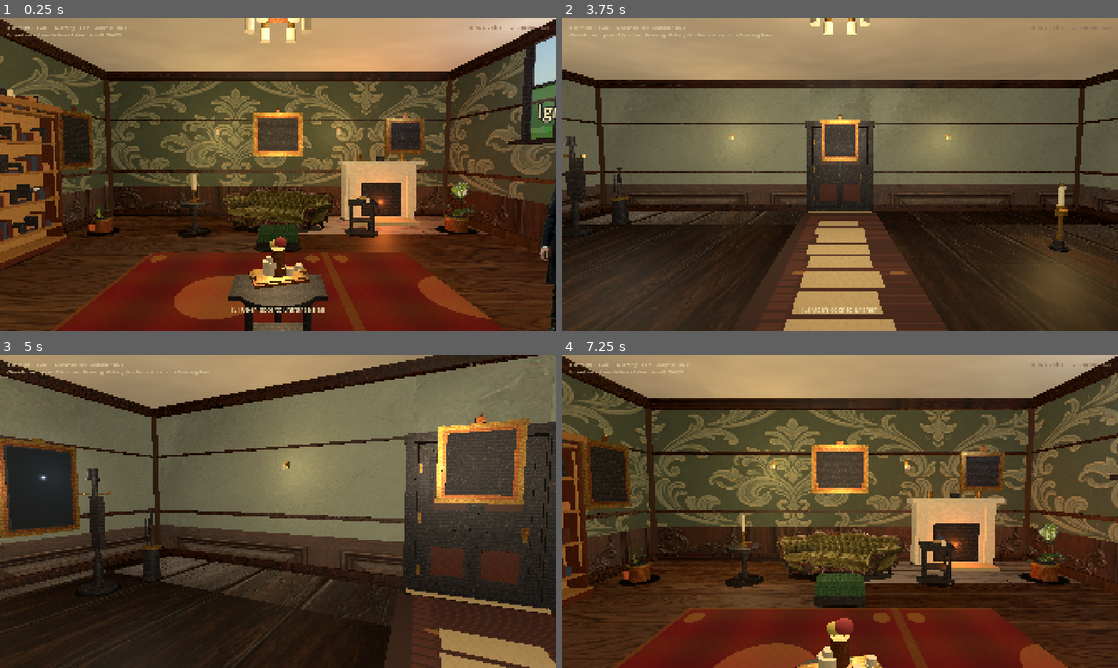
Above: before the commit, frames 1-4 (two rows, left to right).
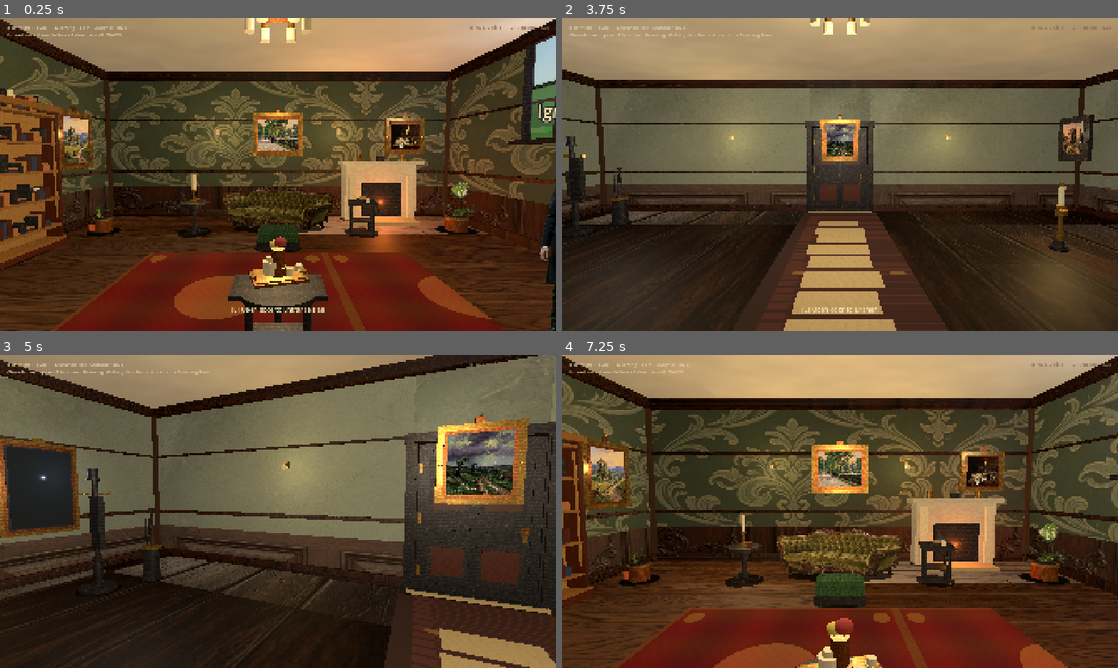
Above: after the commit, the same moments.

Repository: drakewing-eng/aetheric-engine
Game: Godot game, scene res://scenes/fps_main.tscn
Two runs of this game, one before a commit and one after it. Both use one fixed random seed, a clock stepped at 60 frames per second and the inputs below.
Inputs (mouse positions are in pixels of both pictures, inside the frame that each line leads up to):
- Up to frame 1 (0.25 s): no input
- Up to frame 2 (3.75 s): tap Enter at 0.5 s; move the mouse to (867, 174) at 0.52 s; hold E (interact) 0.53-1.28 s; hold W (move_forward) from 0.53 s (still down); click (867, 174) at 0.67 s; move the mouse to (812, 174) at 1.27 s; tap E (interact) at 1.35, 2, 2.85, 3.5 s; move the mouse to (851, 168) at 2.02 s; hold E (interact) 2.03-2.78 s; move the mouse to (834, 180) at 2.77 s; click (834, 180) at 2.92 s; move the mouse to (878, 177) at 3.52 s; hold E (interact) from 3.53 s (still down)
- Up to frame 3 (5 s): keep holding W (move_forward); move the mouse to (233, 508) at 4.27 s; release E (interact) at 4.28 s; tap E (interact) at 4.35 s
- Up to frame 4 (7.25 s): move the mouse to (845, 511) at 5.02 s; hold E (interact) 5.03-5.78 s; click (845, 511) at 5.17 s; move the mouse to (817, 505) at 5.77 s; release W (move_forward) at 5.78 s; hold D (move_right) 5.78-6.53 s; tap E (interact) at 5.85 s; move the mouse to (867, 511) at 6.52 s; hold W (move_forward) from 6.53 s (still down); hold E (interact) from 6.53 s (still down)

The runs differ from the first frame. In frame 1, 3.9% of the frame differs, in the area x 10-95%, y 10-54%; in frame 2, 1.4%; in frame 3, 2.9%; in frame 4, 14%, in the area x 3-100%, y 0-76%.

Commit message:
visual loop 69: oil wall-art plates + frame styles; fix canvas occlusion

Diff:
--- a/aetheric-engine-godot/scripts/fps_props.gd
+++ b/aetheric-engine-godot/scripts/fps_props.gd
@@ -45,16 +45,21 @@
 const TEX_MARBLE := "res://assets/rooms/textures/victorian/marble.jpg"
 
 # Victorian wall art — NEVER use room photos as paintings (reads as wrong window).
+# Loop 69: full oil plates (not flat clip-art) — pastoral, storm, park, ruin, still-life, botanical.
 const ART_LANDSCAPES := [
 	"res://assets/rooms/textures/art/landscape_pastoral.jpg",
 	"res://assets/rooms/textures/art/landscape_pastoral2.jpg",
 	"res://assets/rooms/textures/art/landscape_seascape.jpg",
 	"res://assets/rooms/textures/art/landscape_storm.jpg",
 	"res://assets/rooms/textures/art/landscape_park.jpg",
+	"res://assets/rooms/textures/art/landscape_ruin.jpg",
 ]
 const ART_STILL_LIFES := [
 	"res://assets/rooms/textures/art/still_life_fruit.jpg",
 	"res://assets/rooms/textures/art/still_life_dark.jpg",
+]
+const ART_BOTANICALS := [
+	"res://assets/rooms/textures/art/botanical_palm.jpg",
 ]
 const VIEW_EXTERIORS := [
 	"res://assets/rooms/textures/views/view_garden.jpg",
@@ -1856,8 +1861,9 @@
 	return root
 
 static func _make_painting(feat: Dictionary) -> Node3D:
-	## Gilt-frame oil: landscape / still life / portrait — NEVER a room photo
-	## (room photos read as windows or nonsense mirrors).
+	## Gilt/wood-frame oil: landscape / still life / botanical / portrait —
+	## NEVER a room photo (reads as windows or nonsense mirrors).
+	## Frame style forks by seed: ornate gilt · mahogany · ebony · dark gilt.
 	var root := Node3D.new()
 	root.name = "Painting"
 	var pos: Array = feat.get("pos", [0, 0, 0])
@@ -1867,21 +1873,67 @@
 	var h: float = feat.get("height", 1.05)
 	var seed0: int = int(feat.get("seed", int(absf(pos[0] * 7.0 + pos[2] * 5.0 + w * 11.0))))
 	var kind: String = str(feat.get("art", "auto"))
-	# Victorian gilt frame: outer moulding + stepped liner + corner blocks + crest
-	_add_box(root, Vector3(0, 0, 0), Vector3(w + 0.1, h + 0.1, 0.1), BRASS, true, 0.32)
-	_add_box(root, Vector3(0, 0, 0.02), Vector3(w + 0.04, h + 0.04, 0.06), BRASS.lightened(0.08), false, 0.3)
-	_add_box(root, Vector3(0, 0, 0.035), Vector3(w - 0.04, h - 0.04, 0.04), BRASS.darkened(0.15), false, 0.35)
-	_add_box(root, Vector3(0, 0, 0.045), Vector3(w - 0.14, h - 0.14, 0.03), Color(0.18, 0.1, 0.06), false, 0.55)
-	# Corner ornaments
+	var frame_style: int = int(feat.get("frame", seed0 % 4))
+	var outer: Color
+	var mid: Color
+	var liner: Color
+	var corner_c: Color
+	var rough_o: float = 0.32
+	match frame_style:
+		0:  # Ornate gilt salon
+			outer = BRASS
+			mid = BRASS.lightened(0.1)
+			liner = BRASS.darkened(0.18)
+			corner_c = BRASS.lightened(0.14)
+			rough_o = 0.28
+		1:  # Mahogany with gilt liner (library / morning)
+			outer = MAHOGANY
+			mid = MAHOGANY.lightened(0.08)
+			liner = BRASS.darkened(0.1)
+			corner_c = BRASS
+			rough_o = 0.55
+		2:  # Ebony austere (gallery / hall)
+			outer = Color(0.08, 0.07, 0.07)
+			mid = Color(0.12, 0.1, 0.09)
+			liner = Color(0.22, 0.16, 0.1)
+			corner_c = BRASS.darkened(0.2)
+			rough_o = 0.45
+		_:  # Dark gilt with deep liner (kitchen / workshop)
+			outer = BRASS.darkened(0.22)
+			mid = BRASS.darkened(0.1)
+			liner = Color(0.14, 0.08, 0.05)
+			corner_c = BRASS.lightened(0.05)
+			rough_o = 0.35
+	# Outer moulding + stepped liner (NO solid plate over canvas — was blacking out oils)
+	_add_box(root, Vector3(0, 0, 0), Vector3(w + 0.12, h + 0.12, 0.08), outer, true, rough_o)
+	_add_box(root, Vector3(0, 0, 0.018), Vector3(w + 0.05, h + 0.05, 0.05), mid, false, rough_o * 0.95)
+	# Hollow liner: four thin rails around the canvas aperture (not a full dark plate)
+	var rail: float = 0.06
+	var aper_w: float = w - 0.16
+	var aper_h: float = h - 0.16
+	_add_box(root, Vector3(0, aper_h * 0.5 + rail * 0.35, 0.03), Vector3(aper_w + rail * 1.2, rail, 0.035), liner, false, 0.4)
+	_add_box(root, Vector3(0, -(aper_h * 0.5 + rail * 0.35), 0.03), Vector3(aper_w + rail * 1.2, rail, 0.035), liner, false, 0.4)
+	_add_box(root, Vector3(aper_w * 0.5 + rail * 0.35, 0, 0.03), Vector3(rail, aper_h, 0.035), liner, false, 0.4)
+	_add_box(root, Vector3(-(aper_w * 0.5 + rail * 0.35), 0, 0.03), Vector3(rail, aper_h, 0.035), liner, false, 0.4)
+	# Backing board behind canvas (slightly larger, pushed back so canvas wins depth)
+	_add_box(root, Vector3(0, 0, -0.01), Vector3(aper_w + 0.02, aper_h + 0.02, 0.02), Color(0.12, 0.08, 0.05), false, 0.7)
+	# Corner ornaments (gilt styles only get full blocks; ebony gets slim pips)
+	var csz: float = 0.08 if frame_style != 2 else 0.045
 	for sx in [-1.0, 1.0]:
 		for sy in [-1.0, 1.0]:
-			_add_box(root, Vector3(sx * (w * 0.5 + 0.02), sy * (h * 0.5 + 0.02), 0.03), Vector3(0.08, 0.08, 0.05), BRASS.lightened(0.1), false, 0.28)
-	# Picture rail hook / crest
-	_add_box(root, Vector3(0, h * 0.5 + 0.1, 0.02), Vector3(0.12, 0.08, 0.04), BRASS.darkened(0.08), false, 0.32)
-	_add_cylinder(root, Vector3(0, h * 0.5 + 0.16, 0.03), 0.025, 0.03, BRASS, false, 0.3, true)
+			_add_box(root, Vector3(sx * (w * 0.5 + 0.02), sy * (h * 0.5 + 0.02), 0.03),
+				Vector3(csz, csz, 0.05), corner_c, false, 0.28)
+	# Picture-rail hook / crest (skip on austere ebony)
+	if frame_style != 2:
+		_add_box(root, Vector3(0, h * 0.5 + 0.1, 0.02), Vector3(0.12, 0.08, 0.04), liner, false, 0.32)
+		_add_cylinder(root, Vector3(0, h * 0.5 + 0.16, 0.03), 0.025, 0.03, corner_c, false, 0.3, true)
+	# Ornate gilt: mid-side rosettes
+	if frame_style == 0:
+		_add_cylinder(root, Vector3(-(w * 0.5 + 0.01), 0, 0.04), 0.03, 0.025, corner_c, false, 0.28, true)
+		_add_cylinder(root, Vector3(w * 0.5 + 0.01, 0, 0.04), 0.03, 0.025, corner_c, false, 0.28, true)
 	var canvas := MeshInstance3D.new()
 	var cm := QuadMesh.new()
-	cm.size = Vector2(w - 0.18, h - 0.18)
+	cm.size = Vector2(aper_w, aper_h)
 	canvas.mesh = cm
 	var cmat := StandardMaterial3D.new()
 	var tex_path: String = str(feat.get("texture", ""))
@@ -1896,6 +1948,8 @@
 	if bad:
 		if kind == "still_life":
 			tex_path = ART_STILL_LIFES[seed0 % ART_STILL_LIFES.size()]
+		elif kind == "botanical":
+			tex_path = ART_BOTANICALS[seed0 % ART_BOTANICALS.size()]
 		elif kind == "portrait":
 			var portraits := [
 				"res://assets/portraits/portrait_bell.jpg",
@@ -1907,22 +1961,31 @@
 			]
 			tex_path = portraits[seed0 % portraits.size()]
 		else:
-			# default / landscape / auto → outdoor oil
+			# default / landscape / auto / ruin / seascape → outdoor oil pool
 			tex_path = ART_LANDSCAPES[seed0 % ART_LANDSCAPES.size()]
 	var tex := _load_tex(tex_path)
 	if tex == null:
 		tex = _load_tex(ART_LANDSCAPES[0])
 	if tex:
 		cmat.albedo_texture = tex
-		cmat.albedo_color = Color(1.0, 0.98, 0.92)
+		# Warm varnish wash so oils read aged, not pure photo
+		cmat.albedo_color = Color(1.0, 0.97, 0.9)
 	else:
 		cmat.albedo_color = Color(0.4, 0.55, 0.65)
-	cmat.roughness = 0.85
+	cmat.roughness = 0.78
 	cmat.shading_mode = BaseMaterial3D.SHADING_MODE_UNSHADED
 	cmat.cull_mode = BaseMaterial3D.CULL_DISABLED
 	canvas.material_override = cmat
+	# Sit clearly in front of frame rails / backing
 	canvas.position = Vector3(0, 0, 0.055)
 	root.add_child(canvas)
+	# Subtle picture light so canvas never dies in shadow
+	var pic_l := OmniLight3D.new()
+	pic_l.light_color = Color(1.0, 0.92, 0.75)
+	pic_l.light_energy = 0.22
+	pic_l.omni_range = 1.5
+	pic_l.position = Vector3(0.0, h * 0.12, 0.5)
+	root.add_child(pic_l)
 	return root
 
 # ─── Billboard hero furniture (painted cards) ────────────────────────────────
@@ -2039,16 +2102,22 @@
 static func _load_tex(path: String) -> Texture2D:
 	if path == "":
 		return null
+	if _tex_cache.has(path):
+		return _tex_cache[path]
+	var tex: Texture2D = null
 	if ResourceLoader.exists(path):
 		var r = load(path)
 		if r is Texture2D:
-			return r
-	var abs_path := ProjectSettings.globalize_path(path)
-	if FileAccess.file_exists(abs_path):
-		var img := Image.new()
-		if img.load(abs_path) == OK:
-			return ImageTexture.create_from_image(img)
-	return null
+			tex = r
+	if tex == null:
+		var abs_path := ProjectSettings.globalize_path(path)
+		if FileAccess.file_exists(abs_path):
+			var img := Image.new()
+			if img.load(abs_path) == OK:
+				tex = ImageTexture.create_from_image(img)
+	if tex:
+		_tex_cache[path] = tex
+	return tex
 
 static func _wood_path_for_color(color: Color, size: Vector3) -> String:
 	## Species by colour + size: cutting boards/light oak ≠ polished mahogany tables.
--- a/aetheric-engine-godot/scripts/fps_rooms.gd
+++ b/aetheric-engine-godot/scripts/fps_rooms.gd
@@ -30,14 +30,15 @@
 			{"kind": "window", "pos": [4.42, 1.85, 1.8], "yaw": -90.0, "width": 1.15, "height": 1.9, "seed": 1, "view": "res://assets/rooms/textures/views/view_garden2.jpg"},
 			{"kind": "mirror", "pos": [4.38, 1.75, 0.0], "yaw": -90.0},
 			# West wall free of bookshelves (shelves at z≈-1.6 / 1.5) — paintings clear
+			# Loop 69: mixed subjects + frame styles (not four identical pastoral clones)
 			{"kind": "painting", "pos": [-4.3, 1.95, -3.5], "yaw": 90.0, "width": 0.9, "height": 1.1,
-				"art": "landscape", "seed": 0},
+				"art": "landscape", "seed": 0, "frame": 0},
 			{"kind": "painting", "pos": [-4.3, 1.9, 3.2], "yaw": 90.0, "width": 0.75, "height": 0.95,
-				"art": "landscape", "seed": 2},
+				"art": "landscape", "seed": 3, "frame": 1},
 			{"kind": "painting", "pos": [0.0, 2.15, -4.7], "yaw": 0.0, "width": 1.15, "height": 0.95,
-				"art": "landscape", "seed": 1},
+				"art": "landscape", "seed": 4, "frame": 0},
 			{"kind": "painting", "pos": [3.2, 2.1, -4.7], "yaw": 0.0, "width": 0.85, "height": 0.8,
-				"art": "landscape", "seed": 3},
+				"art": "still_life", "seed": 1, "frame": 0},
 			{"kind": "door_frame", "pos": [0.0, 1.2, 4.42], "yaw": 180.0, "width": 1.55, "height": 2.4, "seed": 0},
 		],
 		"props": [
@@ -190,8 +191,13 @@
 			{"kind": "door_frame", "pos": [-4.5, 1.2, 4.85], "yaw": 180.0, "width": 1.4, "height": 2.3, "seed": 1},
 			{"kind": "door_frame", "pos": [-6.85, 1.2, 0.0], "yaw": 90.0, "width": 1.55, "height": 2.4, "seed": 2},
 			{"kind": "mirror", "pos": [-6.5, 1.7, -2.2], "yaw": 90.0},
+			# Hall: one grand storm over north door + side oils (identity, not gallery clutter)
 			{"kind": "painting", "pos": [0.0, 2.05, -4.7], "yaw": 0.0, "width": 0.95, "height": 1.05,
-				"art": "landscape"},
+				"art": "landscape", "seed": 3, "frame": 0},
+			{"kind": "painting", "pos": [5.2, 2.0, -3.0], "yaw": -90.0, "width": 0.7, "height": 0.85,
+				"art": "landscape", "seed": 5, "frame": 2},
+			{"kind": "painting", "pos": [-5.2, 2.0, 2.5], "yaw": 90.0, "width": 0.65, "height": 0.8,
+				"art": "still_life", "seed": 0, "frame": 1},
 		],
 		"props": [
 			{
@@ -283,6 +289,11 @@
 			{"kind": "window", "pos": [0.0, 1.55, 5.72], "yaw": 180.0, "width": 1.55, "height": 2.05, "seed": 2, "view": "res://assets/rooms/textures/views/view_yard.jpg"},
 			{"kind": "window", "pos": [3.6, 1.55, 5.72], "yaw": 180.0, "width": 1.4, "height": 1.95, "seed": 3, "view": "res://assets/rooms/textures/views/view_garden.jpg"},
 			{"kind": "window", "pos": [-3.6, 1.55, 5.72], "yaw": 180.0, "width": 1.4, "height": 1.95, "seed": 4, "view": "res://assets/rooms/textures/views/view_garden2.jpg"},
+			# Gallery: two austere oils only (use-not-display — not a museum hang)
+			{"kind": "painting", "pos": [7.6, 2.2, 2.5], "yaw": -90.0, "width": 0.8, "height": 0.95,
+				"art": "landscape", "seed": 5, "frame": 2},
+			{"kind": "painting", "pos": [-7.6, 2.15, 3.0], "yaw": 90.0, "width": 0.7, "height": 0.85,
+				"art": "landscape", "seed": 3, "frame": 2},
 		],
 		"props": [
 			{"kind": "chalk_board", "pos": [-7.6, 0.0, -2.5], "yaw": 90.0},
@@ -372,7 +383,11 @@
 			{"kind": "door_frame", "pos": [0.0, 1.15, 3.85], "yaw": 180.0, "width": 1.45, "height": 2.3},
 			{"kind": "mirror", "pos": [-3.7, 1.65, 0.5], "yaw": 90.0},
 			{"kind": "painting", "pos": [-3.7, 1.8, -1.8], "yaw": 90.0, "width": 0.75, "height": 0.95,
-				"art": "still_life"},
+				"art": "still_life", "seed": 0, "frame": 1},
+			{"kind": "painting", "pos": [-2.0, 1.95, -3.7], "yaw": 0.0, "width": 0.7, "height": 0.7,
+				"art": "botanical", "seed": 0, "frame": 1},
+			{"kind": "painting", "pos": [2.2, 1.95, -3.7], "yaw": 0.0, "width": 0.65, "height": 0.75,
+				"art": "landscape", "seed": 1, "frame": 0},
 		],
 		"props": [
 			{"kind": "desk", "pos": [2.2, 0.0, -2.0], "yaw": -90.0},
@@ -435,6 +450,9 @@
 			{"kind": "door_frame", "pos": [4.85, 1.2, 0.0], "yaw": -90.0, "width": 1.55, "height": 2.4},
 			{"kind": "window", "pos": [-4.85, 1.9, 0.0], "yaw": 90.0, "width": 1.3, "height": 1.8, "seed": 6, "view": "res://assets/rooms/textures/views/view_garden2.jpg"},
 			{"kind": "door_frame", "pos": [0.0, 1.2, -4.3], "yaw": 0.0, "width": 1.5, "height": 2.3},
+			# Rooke's desk wall: dark still-life (ink/tools mood), not salon landscape
+			{"kind": "painting", "pos": [3.2, 2.15, -4.15], "yaw": 0.0, "width": 0.6, "height": 0.55,
+				"art": "still_life", "seed": 1, "frame": 3},
 		],
 		"props": [
 			{"kind": "chalk_board", "pos": [4.3, 0.0, -1.5], "yaw": -90.0},
@@ -574,9 +592,9 @@
 			{"kind": "window", "pos": [4.35, 1.7, 0.5], "yaw": -90.0, "width": 1.1, "height": 1.5, "seed": 7, "view": "res://assets/rooms/textures/views/view_yard.jpg"},
 			{"kind": "window", "pos": [-4.35, 1.7, 0.5], "yaw": 90.0, "width": 1.0, "height": 1.4, "seed": 8, "view": "res://assets/rooms/textures/views/view_street.jpg"},
 			{"kind": "painting", "pos": [-2.5, 2.55, 3.55], "yaw": 180.0, "width": 0.7, "height": 0.55,
-				"art": "still_life"},
+				"art": "still_life", "seed": 0, "frame": 3},
 			{"kind": "painting", "pos": [2.5, 2.55, 3.55], "yaw": 180.0, "width": 0.65, "height": 0.5,
-				"art": "still_life"},
+				"art": "still_life", "seed": 1, "frame": 3},
 		],
 		"props": [
 			# Signature kitchen read — NEVER lab workbench
Binary file added: aetheric-engine-godot/assets/rooms/textures/art/_old_clipart/landscape_park.jpg
Not shown, added: aetheric-engine-godot/assets/rooms/textures/art/_old_clipart/landscape_park.jpg.import
Binary file added: aetheric-engine-godot/assets/rooms/textures/art/_old_clipart/landscape_pastoral.jpg
Not shown, added: aetheric-engine-godot/assets/rooms/textures/art/_old_clipart/landscape_pastoral.jpg.import
Binary file added: aetheric-engine-godot/assets/rooms/textures/art/_old_clipart/landscape_pastoral2.jpg
Not shown, added: aetheric-engine-godot/assets/rooms/textures/art/_old_clipart/landscape_pastoral2.jpg.import
Binary file added: aetheric-engine-godot/assets/rooms/textures/art/_old_clipart/landscape_seascape.jpg
Not shown, added: aetheric-engine-godot/assets/rooms/textures/art/_old_clipart/landscape_seascape.jpg.import
Binary file added: aetheric-engine-godot/assets/rooms/textures/art/_old_clipart/landscape_storm.jpg
Not shown, added: aetheric-engine-godot/assets/rooms/textures/art/_old_clipart/landscape_storm.jpg.import
Binary file added: aetheric-engine-godot/assets/rooms/textures/art/_old_clipart/still_life_dark.jpg
Not shown, added: aetheric-engine-godot/assets/rooms/textures/art/_old_clipart/still_life_dark.jpg.import
(and 31 more such lines)
